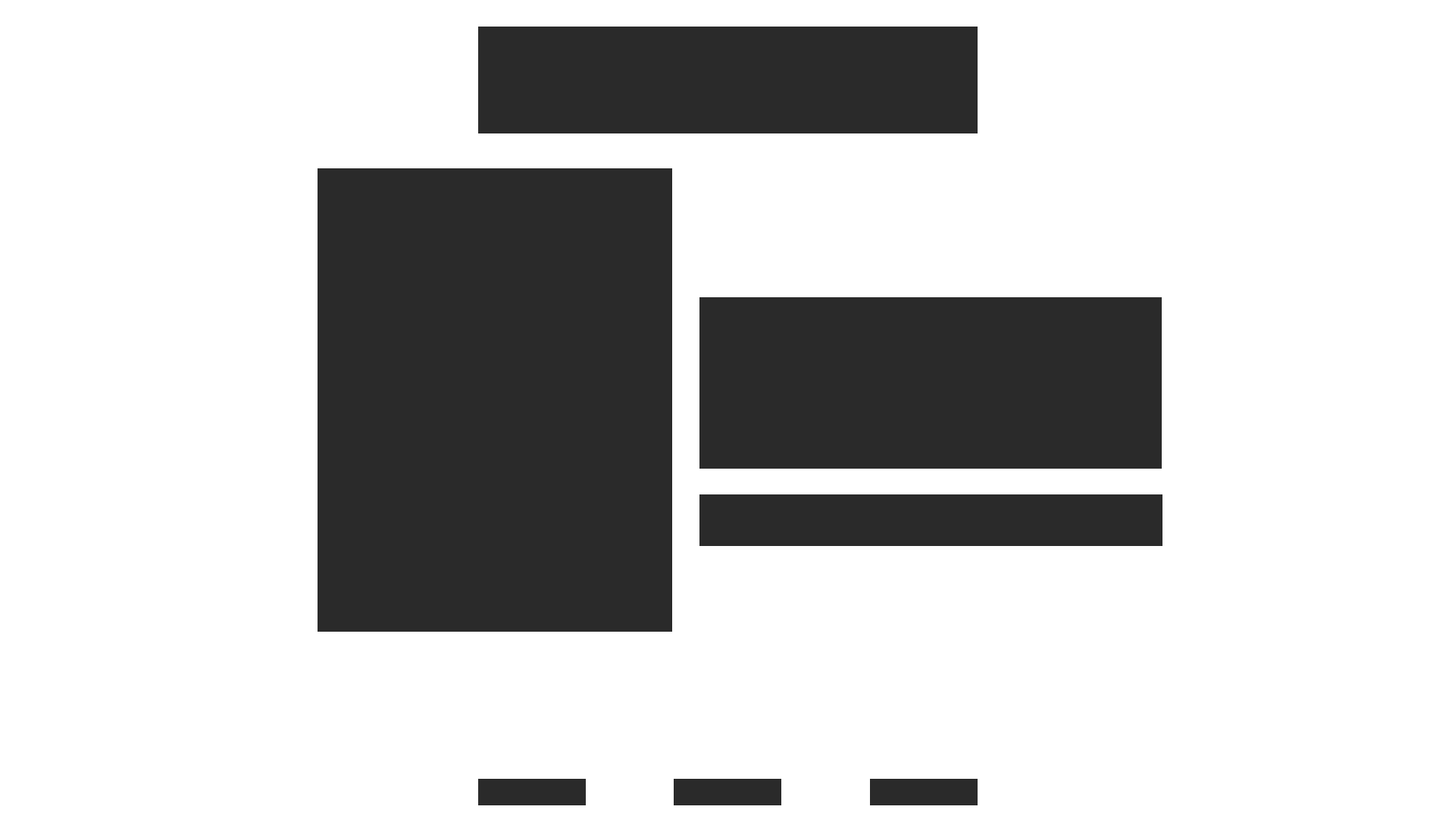
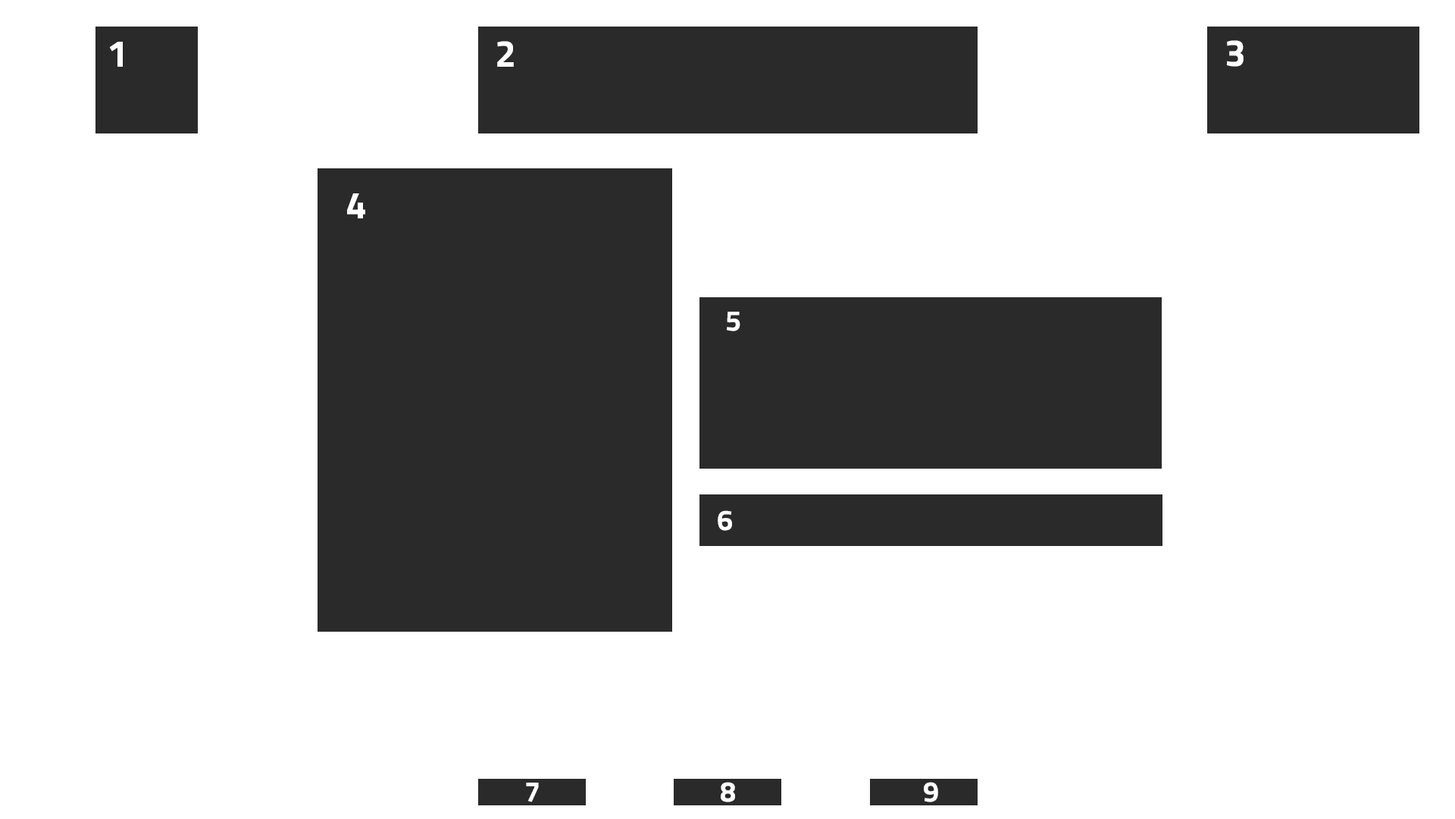
Before/after of a 1455 × 819 layered artwork. What changed in the layer stack:
added layer "9" above "8" over [923, 781, 939, 802]
added layer "8" above "7" over [720, 781, 736, 802]
added layer "7" above "6" over [526, 782, 539, 802]
added layer "6" above "5" over [717, 510, 733, 531]
added layer "5" above "4" over [726, 311, 741, 332]
added layer "4" above "3" over [347, 193, 366, 219]
added layer "3" above "2" over [1226, 40, 1244, 67]
added layer "2" above "1" over [497, 40, 514, 67]
added layer "1" above "Rechthoek 8" over [109, 41, 119, 67]
added layer "Rechthoek 8" above "Rechthoek 7" over [1207, 26, 1420, 134]
added layer "Rechthoek 7" above "Rechthoek 3" over [95, 26, 198, 134]
